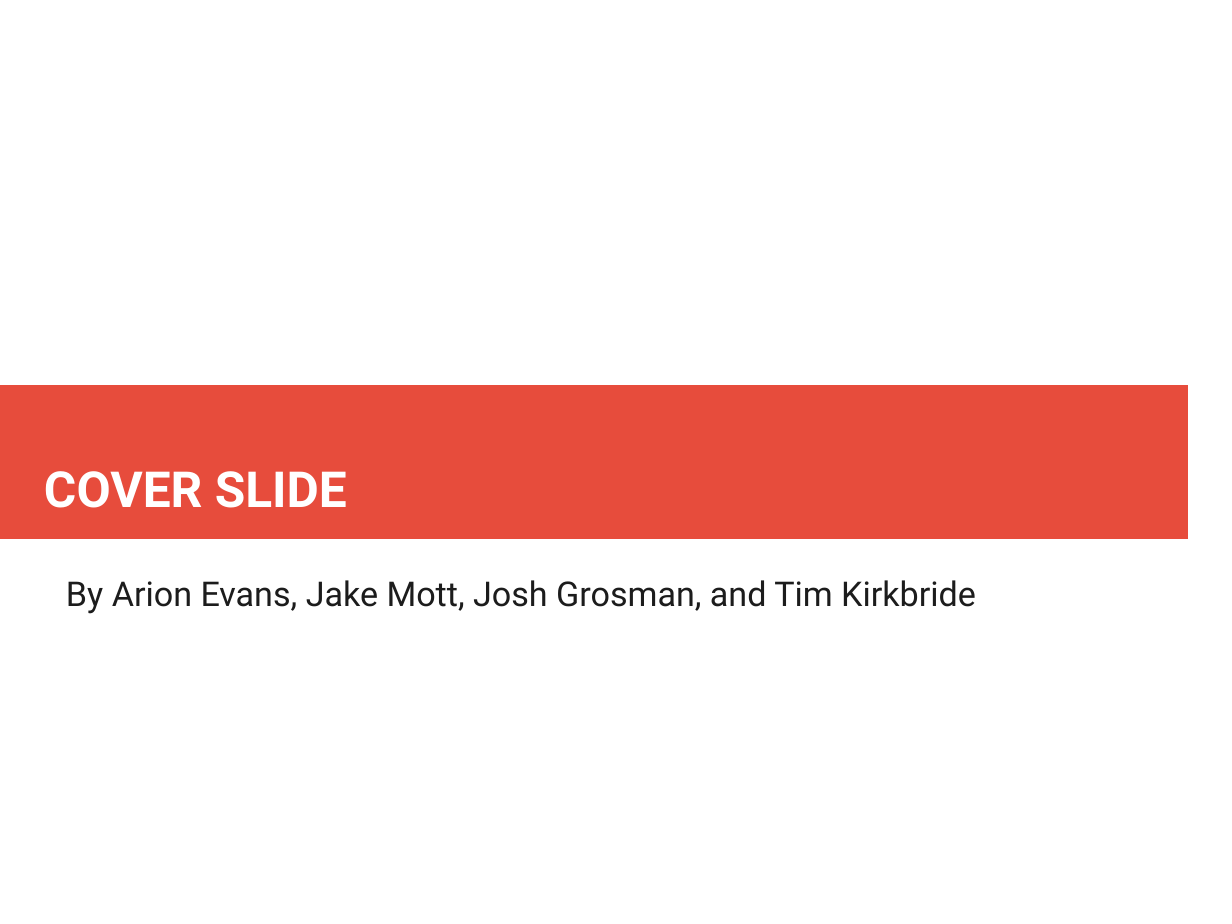
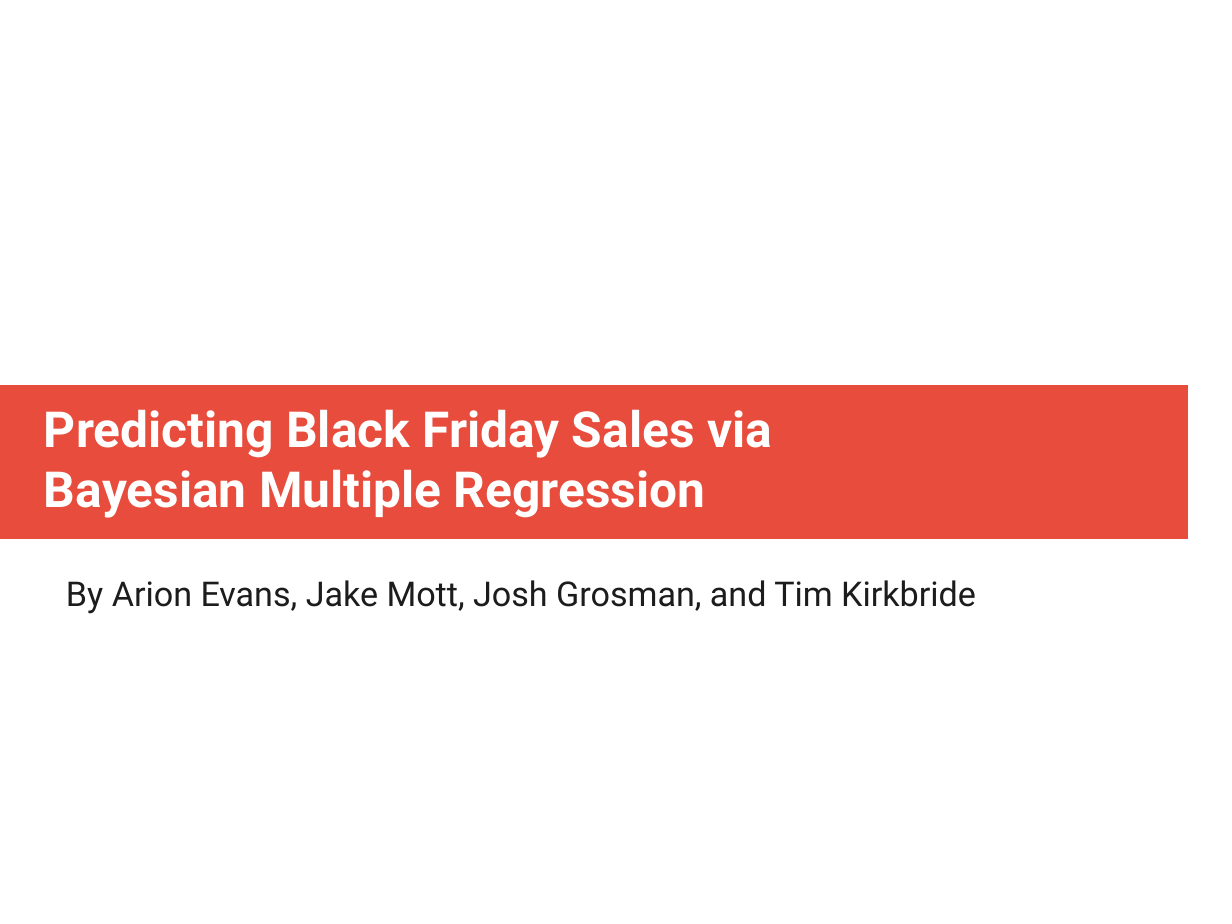
Before and after one commit to tim-kirkbride/BayesianAssignment, a slide deck: slide 1 of Presentation.pptx. Drawn at 1232x924 pixels with LibreOffice and Linux fonts; fonts in the diff are those of the drawing. Boxes give left, top, right and bottom in pixels: in the first picture for what was removed or moved away, otherwise in the second. Text is boxed around its words. In the diff, an @@ line names an element or a change of style, - is before the commit and + after.

```diff
--- a/Presentation.pptx
+++ b/Presentation.pptx
@@ text at (44,409,772,518): text changed @@
-COVER SLIDE
+Predicting Black Friday Sales via
+Bayesian Multiple Regression
```
Also in this commit, not shown: 1 other slide changed, 5 slides added, 5 slides removed.
